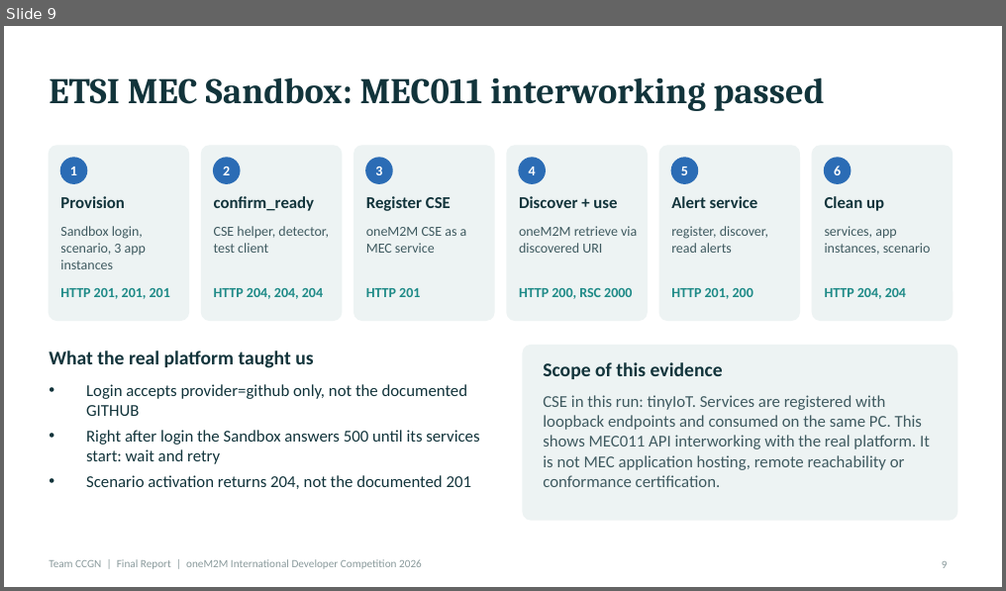
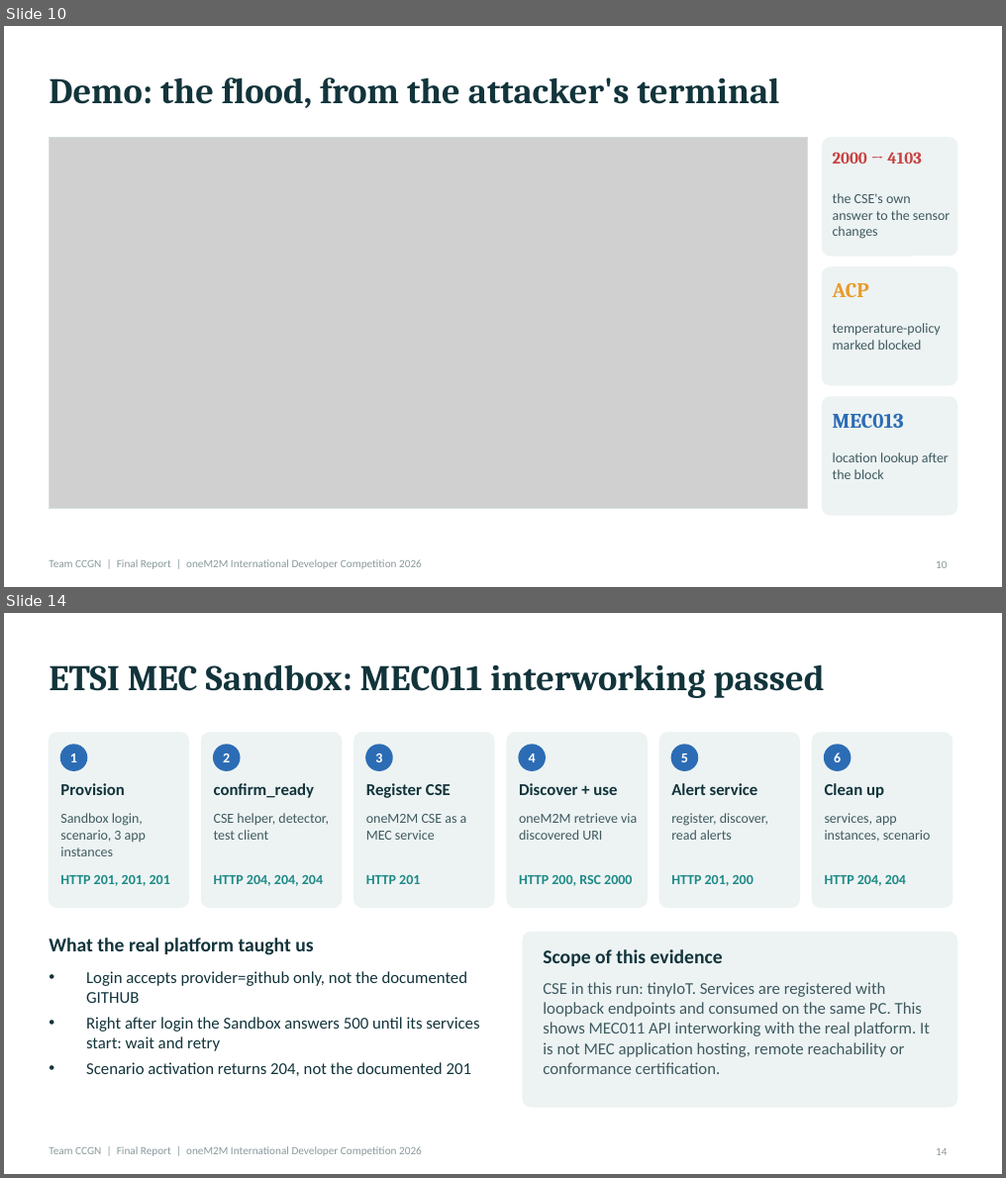
Before and after one commit to easycode42/ccgn-edge-iot-security, a slide deck: deliverables/CCGN_Final_Report.pptx. Shown one above the other, each under a label of ours: slide 9 before the commit, slides 10 and 14 after it; the slides between them are not shown. The pictures are 1006x591 and 1006x1178 pixels, drawn with LibreOffice and Linux fonts; fonts in the diff are those of the drawing; grey boxes stand for pictures. Boxes give left, top, right and bottom in pixels: in the first picture for what was removed or moved away, otherwise in the second. Text is boxed around its words. In the diff, an @@ line names an element or a change of style, - is before the commit and + after.

```diff
--- a/deliverables/CCGN_Final_Report.pptx
+++ b/deliverables/CCGN_Final_Report.pptx
@@ slide 10 added at (4, 26, 1002, 587), background #FFFFFF; not listed: 1 template element that a slide beside it also shows @@
@@ title added at (49, 77, 779, 108), 26 pt, text #12343B, bold @@
+Demo: the flood, from the attacker's terminal
@@ picture added at (49, 138, 807, 509) @@
@@ rectangle added at (49, 138, 807, 509), outline #D5DFE0 0.75 pt @@
@@ rounded rectangle added at (823, 138, 957, 256), fill #EDF3F3, outline #EDF3F3 1 pt @@
@@ text added at (833, 152, 921, 164), 12 pt, text #C8403F, bold @@
+2000 → 4103
@@ text added at (833, 193, 949, 239), 10 pt, text #3F5A60 @@
+the CSE's own answer to the sensor changes
@@ rounded rectangle added at (823, 268, 957, 385), fill #EDF3F3, outline #EDF3F3 1 pt @@
@@ text added at (833, 283, 869, 297), 15 pt, text #E89B2B, bold @@
+ACP
@@ text added at (833, 323, 941, 350), 10 pt, text #3F5A60 @@
+temperature-policy marked blocked
@@ rounded rectangle added at (823, 397, 957, 515), fill #EDF3F3, outline #EDF3F3 1 pt @@
@@ text added at (833, 414, 904, 428), 15 pt, text #2B6CB5, bold @@
+MEC013
@@ text added at (833, 453, 948, 479), 10 pt, text #3F5A60 @@
+location lookup after the block
@@ page number added at (936, 562, 946, 569), 8 pt, text #8A9A9C @@
+10
@@ what was slide 9 is now slide 14 @@
@@ page number at (936, 1149, 946, 1156): text changed @@
-9
+14
```
Also in this commit, not shown: 5 slides changed, 9 other slides added, 5 slides removed, 44 other files.
